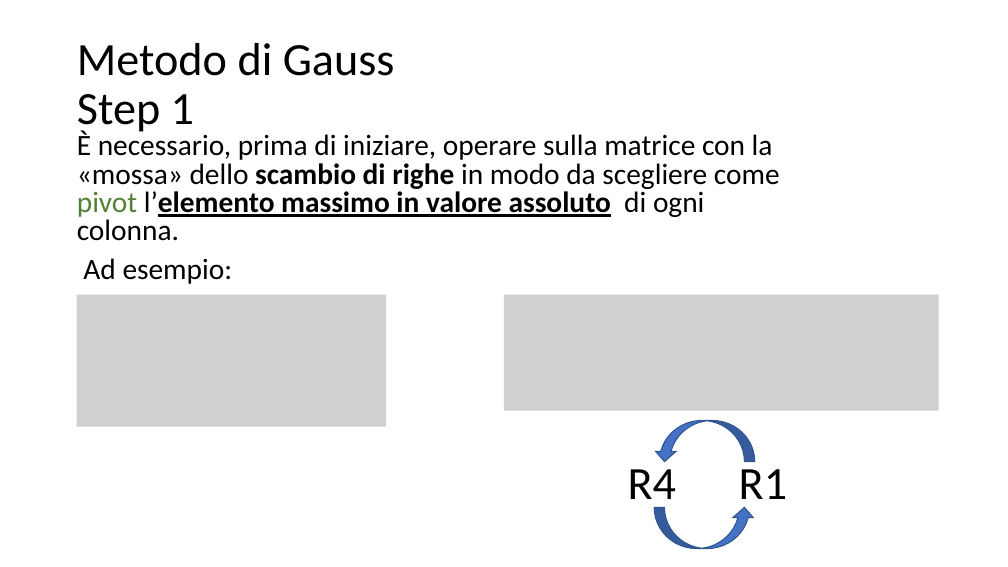
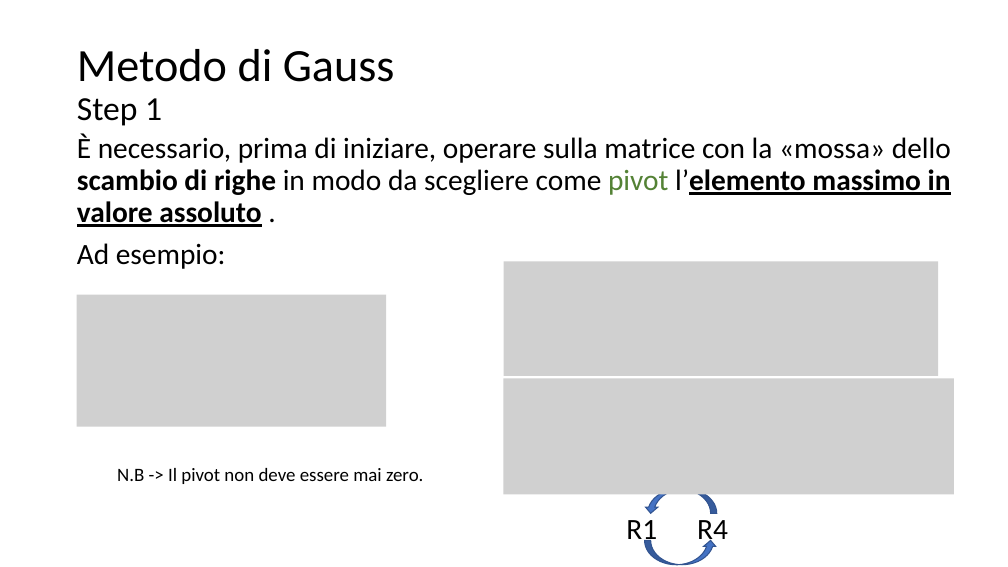
Before and after one commit to matteodelv/GaussLinearSystems, a slide deck: slide 23 of Presentazione.pptx. Drawn at 1008x567 pixels with LibreOffice and Linux fonts; fonts in the diff are those of the drawing; grey boxes stand for pictures. Boxes give left, top, right and bottom in pixels: in the first picture for what was removed or moved away, otherwise in the second. Text is boxed around its words. In the diff, an @@ line names an element or a change of style, - is before the commit and + after.

```diff
--- a/Presentazione.pptx
+++ b/Presentazione.pptx
@@ title "Metodo di Gauss Step 1" at (77,49,395,126): size 44 to 32 pt in "Step 1" @@
@@ text at (77,134,951,227): text changed @@
-È necessario, prima di iniziare, operare sulla matrice con la «mossa» dello scambio di righe in modo da scegliere come pivot l’elemento massimo in valore assoluto di ogni colonna.
+È necessario, prima di iniziare, operare sulla matrice con la «mossa» dello scambio di righe in modo da scegliere come pivot l’elemento massimo in valore assoluto .
@@ text at (77,243,226,269): line spacing 0.8 to 0.9 @@
@@ picture: place and size @@
-picture at (504,295,939,411)
+picture at (504,262,938,376)
@@ picture added at (504,379,954,495) @@
@@ text added at (117,468,423,484), 18 pt, text #000000 @@
+N.B -> Il pivot non deve essere mai zero.
@@ curved up arrow: place and size @@
-curved up arrow at (654,420,755,461)
+curved up arrow at (645,489,717,513)
@@ text at (626,520,728,546): text changed; size 44 to 28 pt @@
-R4 R1
+R1 R4
@@ curved up arrow: place and size @@
-curved up arrow at (654,507,755,548)
+curved up arrow at (645,541,717,565)
```
Also in this commit, not shown: 26 other slides changed, 3 slides added.
